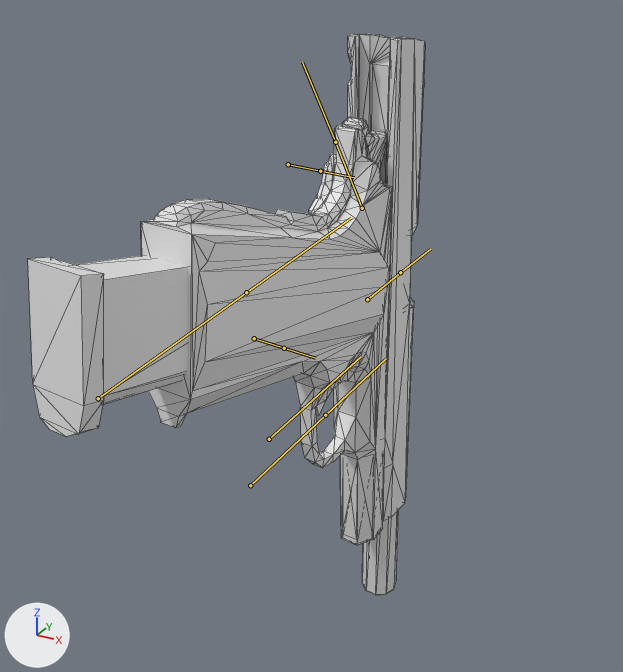
Renders of the FBX model Engine/Engine/data/Models/1911.fbx from each side of a commit.
Camera for both pictures: a camera (50 mm lens) standing at (0.878, -1.902, 1.195) and looking at (0.143, -0.566, 0.527). The axes (+X, +Y, +Z) are drawn at lower left. The lights are the same throughout. Both versions are drawn at frame 48 of the action 'Skeleton|reload_Full'; the numbers are the values there. The bones that bend it are drawn over the model as lines. Mesh edges are drawn as thin lines.

In view in the first picture: 'gun'.
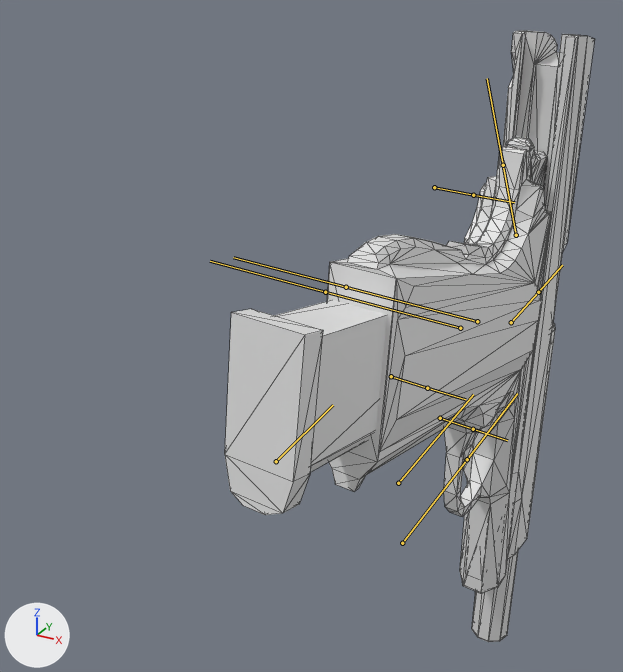
The change, as JSON lines over the scene's bpy script:
```json
{"block": "bone_rig_object", "where": "bone_rig_object = bpy.data.objects['Skeleton']  # the whole rig 'Skeleton'"}
{"op": "set", "path": "bone_rig_object.location", "old": "(0.0, -0.774, 0.336)", "new": "(0.334, -0.792, 0.332)"}
{"block": "bone_top", "where": "bone_top = bpy.data.objects['Skeleton'].pose.bones['top']  # child of 'entire_gun'"}
{"op": "set", "path": "bone_top.location", "old": "(0.0, 0.0, 0.289)", "new": "(0.0, 0.0, 0.312)"}
```

Location of each change, [x1, y1, x2, y2] in pixels of the pictures (623 x 672 px):
```json
{"object": "gun", "change": "posed", "before": [28, 34, 425, 595], "after": [225, 31, 595, 642], "on screen": "7% narrower, 9% taller"}
{"bone": "top", "before": "(367, 299) to (400, 272)", "after": "(511, 322) to (538, 292)"}
```
